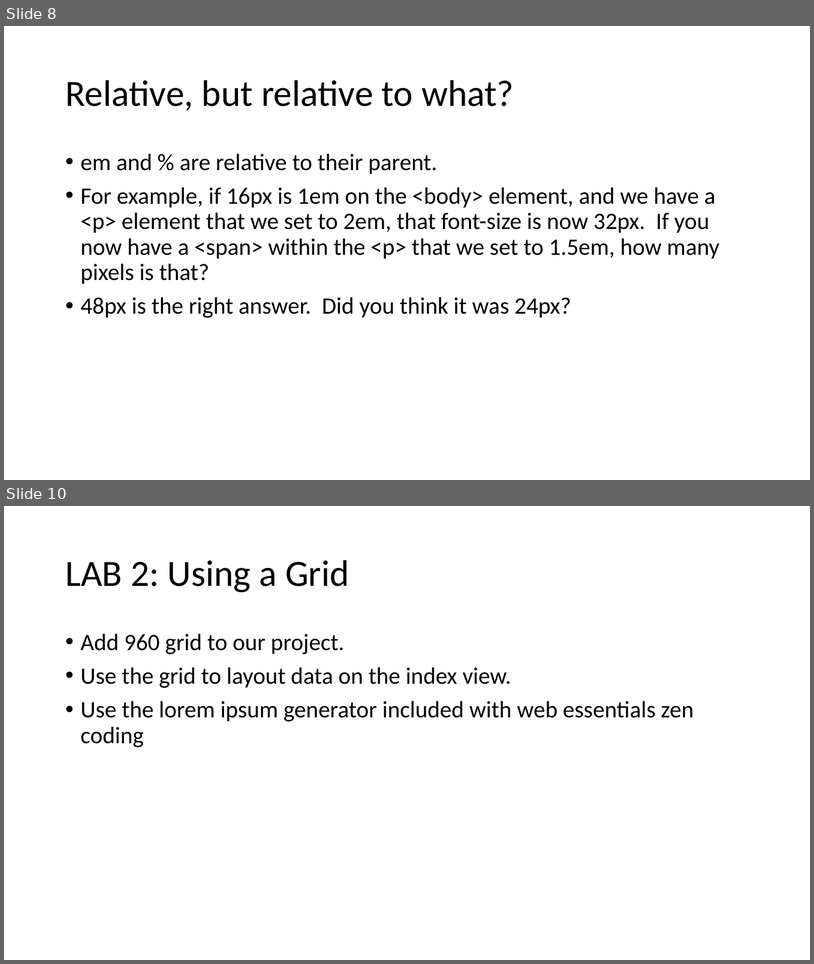
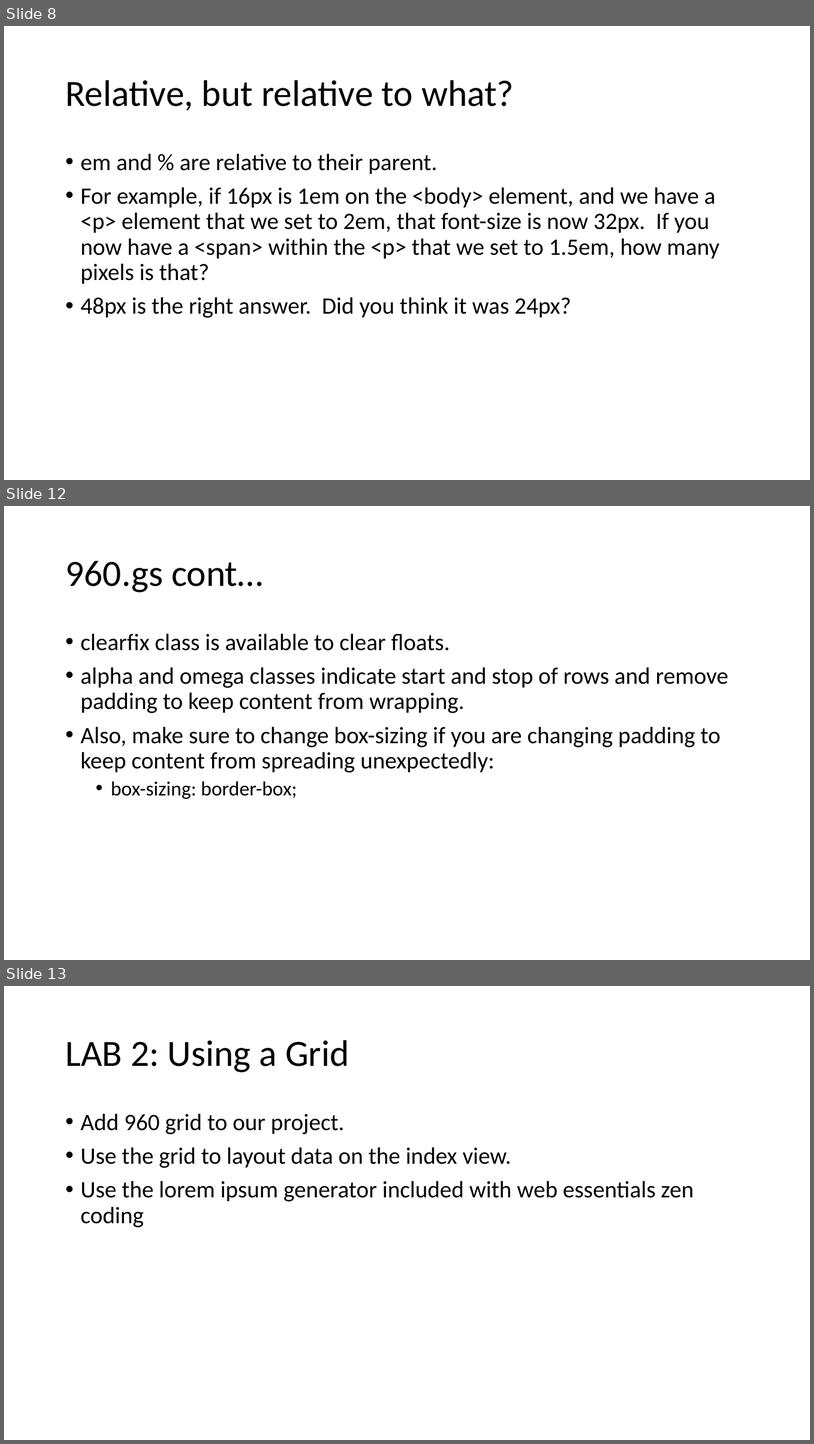
Before and after one commit to mlybrand/ResponsiveWebDesign, a slide deck: presentation/ResponsiveWebDesign.pptx. Shown one above the other, each under a label of ours: slides 8 and 10 before the commit, slides 8, 12 and 13 after it; the slides between them are not shown. The pictures are 814x964 and 814x1444 pixels, drawn with LibreOffice and Linux fonts; fonts in the diff are those of the drawing. Boxes give left, top, right and bottom in pixels: in the first picture for what was removed or moved away, otherwise in the second. Text is boxed around its words. In the diff, an @@ line names an element or a change of style, - is before the commit and + after.

```diff
--- a/presentation/ResponsiveWebDesign.pptx
+++ b/presentation/ResponsiveWebDesign.pptx
@@ slide 12 added at box(4, 506, 810, 960), background #FFFFFF @@
@@ title added at box(65, 561, 263, 592), 44 pt, text #000000 @@
+960.gs cont…
@@ text added at box(81, 633, 729, 799), 28 pt, text #000000 @@
+• clearfix class is available to clear floats.
+• alpha and omega classes indicate start and stop of rows and remove padding to keep content from wrapping.
+• Also, make sure to change box-sizing if you are changing padding to keep content from spreading unexpectedly:
+  • box-sizing: border-box;
@@ what was slide 10 is now slide 13 @@
```
Also in this commit, not shown: 1 slide changed, 2 other slides added.
